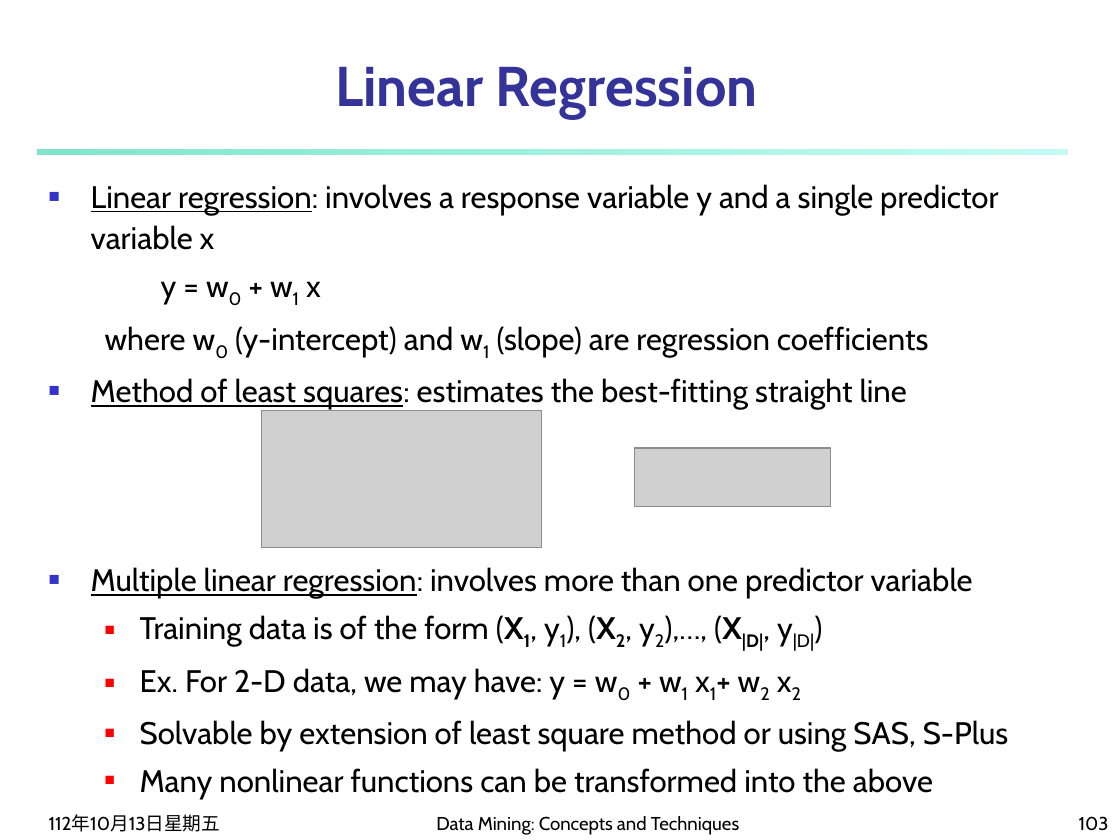
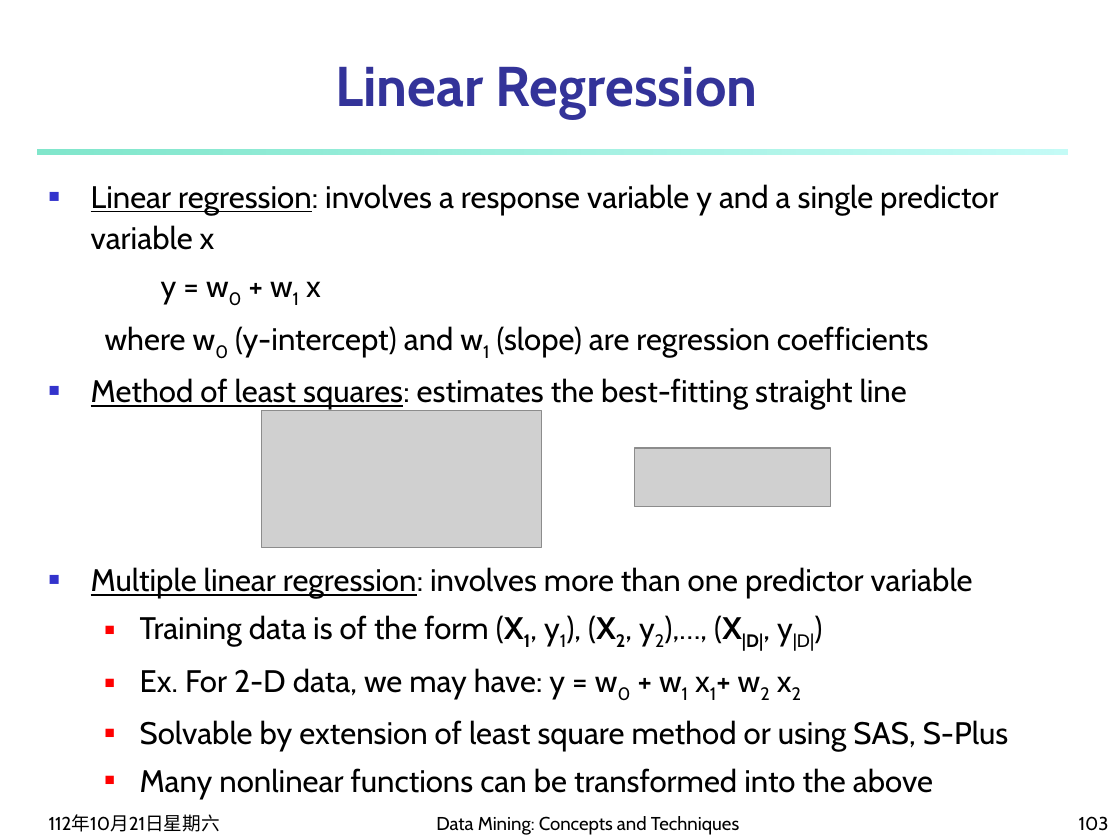
Before and after one commit to carina419/NTUST, a slide deck: slide 103 of MI5130701 資料探勘 Data Mining/2-new - Classification.pptx. Drawn at 1120x840 pixels with LibreOffice and Linux fonts; fonts in the diff are those of the drawing; grey boxes stand for pictures. Boxes give left, top, right and bottom in pixels: in the first picture for what was removed or moved away, otherwise in the second. Text is boxed around its words. In the diff, an @@ line names an element or a change of style, - is before the commit and + after.

```diff
--- a/MI5130701 資料探勘 Data Mining/2-new - Classification.pptx
+++ b/MI5130701 資料探勘 Data Mining/2-new - Classification.pptx
@@ text at (49,815,220,832): text changed @@
-112年10月13日星期五
+112年10月21日星期六
```
Also in this commit, not shown: 98 other slides changed.
